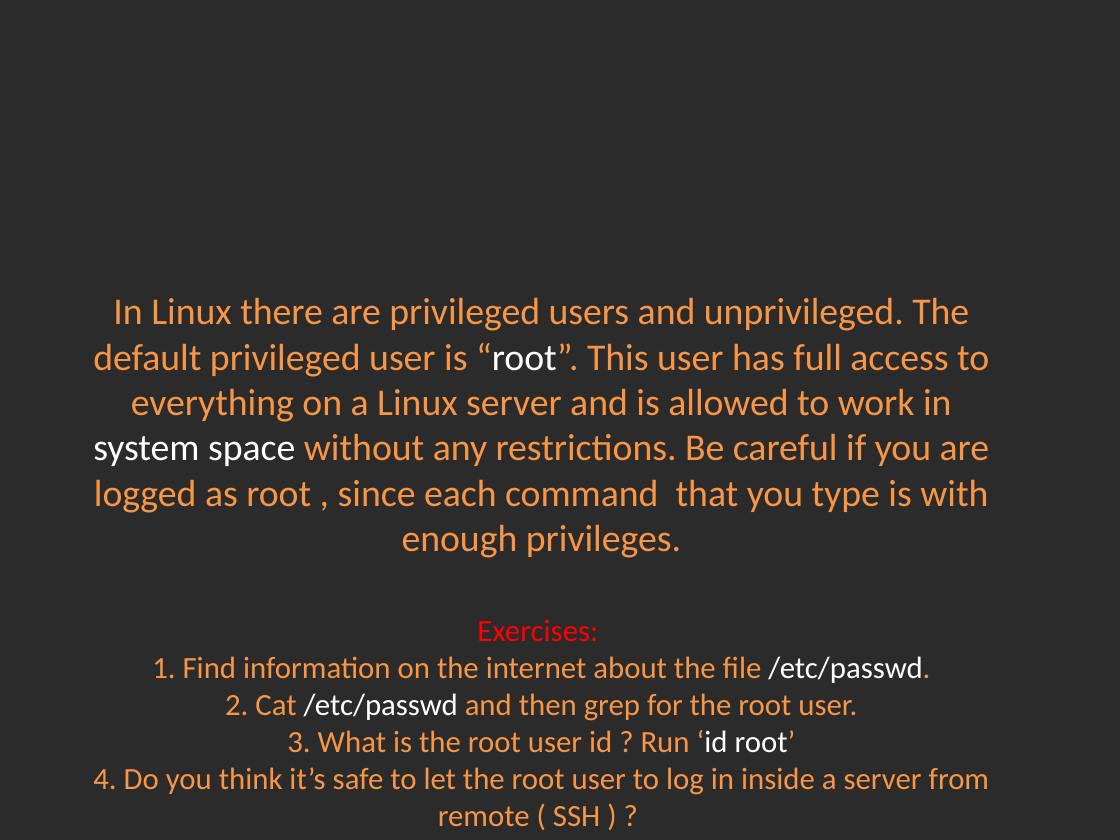
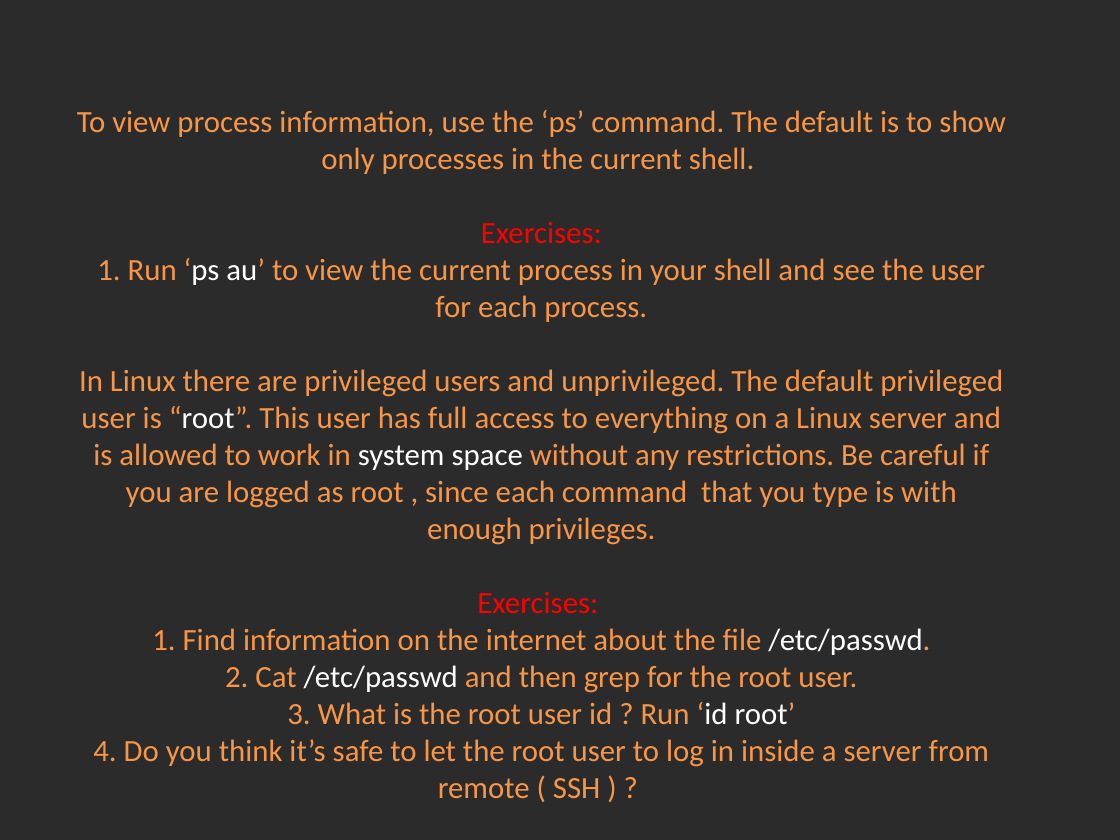
Before and after one commit to Academy-Soft-Intellect/Linux-Course, a slide deck: slide 3 of 04.Users_And_UsersGroups/04-UsersAndUsersGroups.pptx. Drawn at 1120x840 pixels with LibreOffice and Linux fonts; fonts in the diff are those of the drawing; background and template pictures are left out; a plain dark background stands for a picture behind light text. Boxes give left, top, right and bottom in pixels: in the first picture for what was removed or moved away, otherwise in the second. Text is boxed around its words. In the diff, an @@ line names an element or a change of style, - is before the commit and + after.

Commit message:
Users and groups.

```diff
--- a/04.Users_And_UsersGroups/04-UsersAndUsersGroups.pptx
+++ b/04.Users_And_UsersGroups/04-UsersAndUsersGroups.pptx
@@ title at (x1=77, y1=110, x2=1005, y2=799): text changed; size 24.3 to 19.8 pt @@
-In Linux there are privileged users and unprivileged. The default privileged user is “root”. This user has full access to everything on a Linux server and is allowed to work in system space without any restrictions. Be careful if you are logged as root , since each command that you type is with enough privileges.
-Exercises:
-1. Find information on the internet about the file /etc/passwd.
-2. Cat /etc/passwd and then grep for the root user.
-3. What is the root user id ? Run ‘id root’
-4. Do you think it’s safe to let the root user to log in inside a server from remote ( SSH ) ?
+To view process information, use the ‘ps’ command. The default is to show only processes in the current shell.
+Exercises:
+1. Run ‘ps au’ to view the current process in your shell and see the user for each process.
+In Linux there are privileged users and unprivileged. The default privileged user is “root”. This user has full access to everything on a Linux server and is allowed to work in system space without any restrictions. Be careful if you are logged as root , since each command that you type is with enough privileges.
+Exercises:
+1. Find information on the internet about the file /etc/passwd.
+2. Cat /etc/passwd and then grep for the root user.
+3. What is the root user id ? Run ‘id root’
+4. Do you think it’s safe to let the root user to log in inside a server from remote ( SSH ) ?
```
Also in this commit, not shown: 3 other slides changed, 1 other file.
